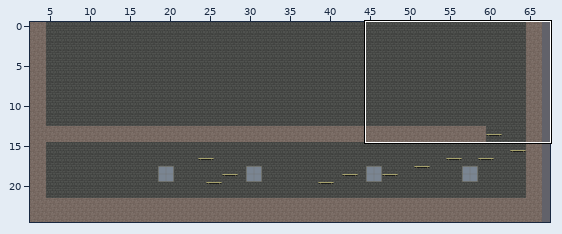
Tiled map -- Tiled/Maps/2_Animal_pound/level_2_story.tmx. The picture above shows the old version from afar; the outline marks the close-up.
Close-up. First the earlier version:
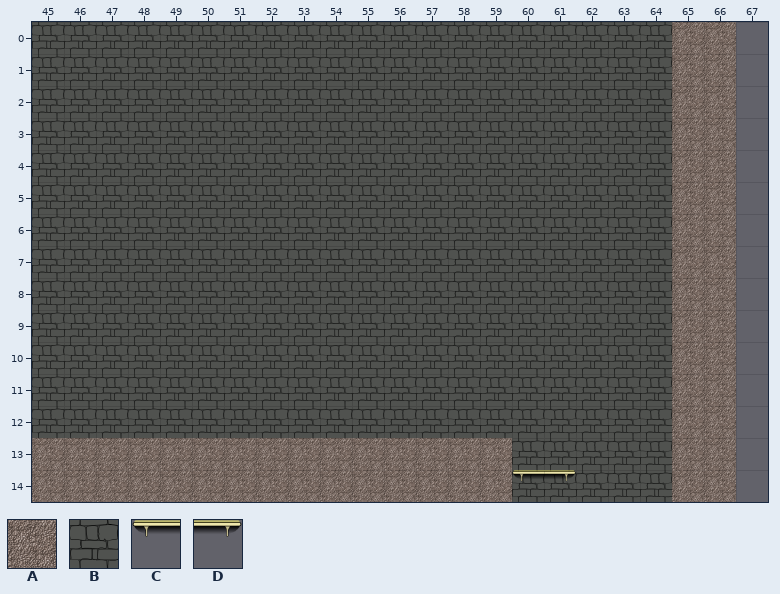
Cells are 128x128 px. Shown: x 45..67, y 0..14. The commit also changed other parts of the map, which this record leaves out.
Key: from "tileset_animal_pound": A 0 "ground1", B 1 "wall1", C 15 "shelf_1", D 16 "shelf_3".
_ is an empty cell, # one hidden under a higher layer.
Layer "Wall" before, first column x 45:
 0 BBBBBBBBBBBBBBBBBBBB___
 1 BBBBBBBBBBBBBBBBBBBB___
 2 BBBBBBBBBBBBBBBBBBBB___
 3 BBBBBBBBBBBBBBBBBBBB___
 4 BBBBBBBBBBBBBBBBBBBB___
 5 BBBBBBBBBBBBBBBBBBBB___
 6 BBBBBBBBBBBBBBBBBBBB___
 7 BBBBBBBBBBBBBBBBBBBB___
 8 BBBBBBBBBBBBBBBBBBBB___
 9 BBBBBBBBBBBBBBBBBBBB___
10 BBBBBBBBBBBBBBBBBBBB___
11 BBBBBBBBBBBBBBBBBBBB___
12 BBBBBBBBBBBBBBBBBBBB___
13 ###############BBBBB___
14 ###############BBBBB___
Layer "Platform" before, first column x 45:
 0 ____________________AA_
 1 ____________________AA_
 2 ____________________AA_
 3 ____________________AA_
 4 ____________________AA_
 5 ____________________AA_
 6 ____________________AA_
 7 ____________________AA_
 8 ____________________AA_
 9 ____________________AA_
10 ____________________AA_
11 ____________________AA_
12 ____________________AA_
13 AAAAAAAAAAAAAAA_____AA_
14 AAAAAAAAAAAAAAACD___AA_
Now the later version:
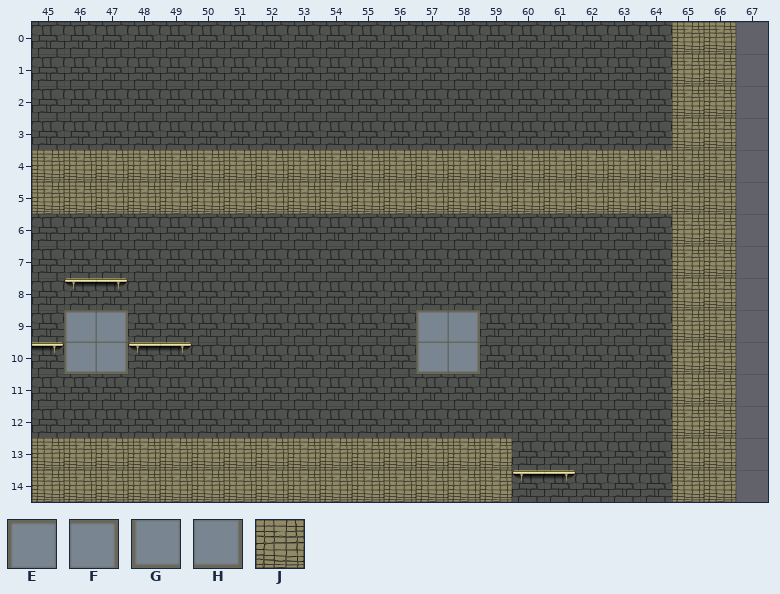
Further tiles: from "tileset_animal_pound": E 6 "window_1", F 7 "window_2", G 8 "window_3", H 9 "window_4", J 17 "ground2".
See-through tiles are keyed as they look on the map.
The commit says: testing new ground design
From old to new:
Changed rows in their new state; . is an unchanged cell.
Layer "Wall":
first column x 46:
 9 EF.........EF
10 GH.........GH
Layer "Platform":
first column x 45:
 0 ....................JJ
 1 ....................JJ
 2 ....................JJ
 3 ....................JJ
 4 JJJJJJJJJJJJJJJJJJJJJJ
 5 JJJJJJJJJJJJJJJJJJJJJJ
 6 ....................JJ
 7 ....................JJ
 8 .CD.................JJ
 9 ....................JJ
10 D..CD...............JJ
11 ....................JJ
12 ....................JJ
13 JJJJJJJJJJJJJJJ.....JJ
14 JJJJJJJJJJJJJJJ.....JJ
